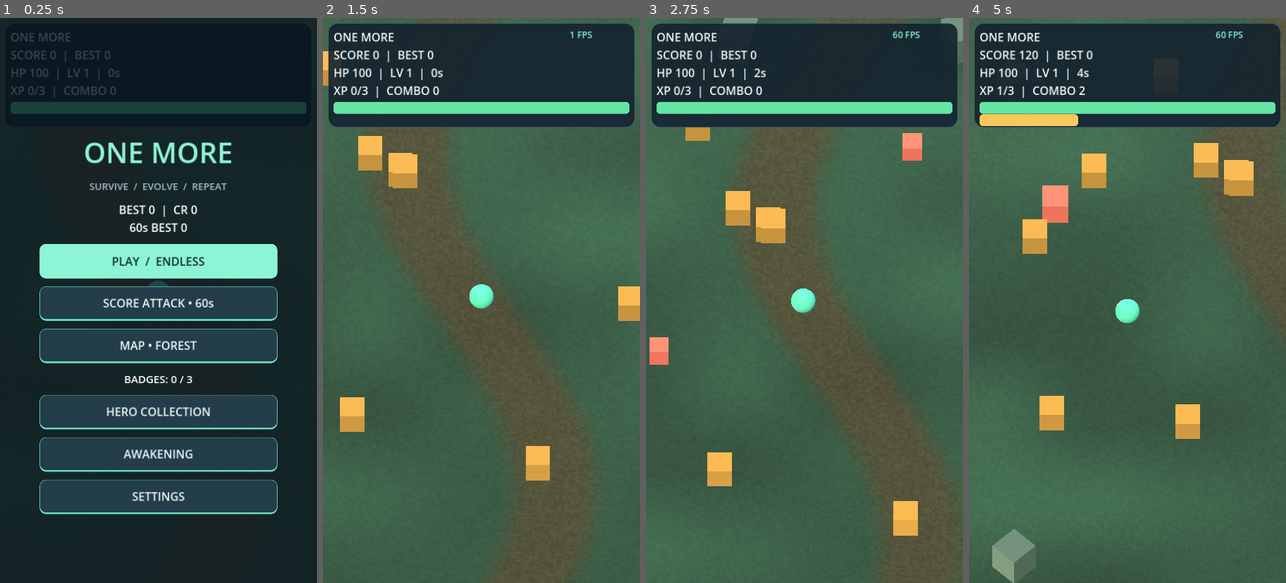
Above: before the commit, frames 1-4 (left to right).
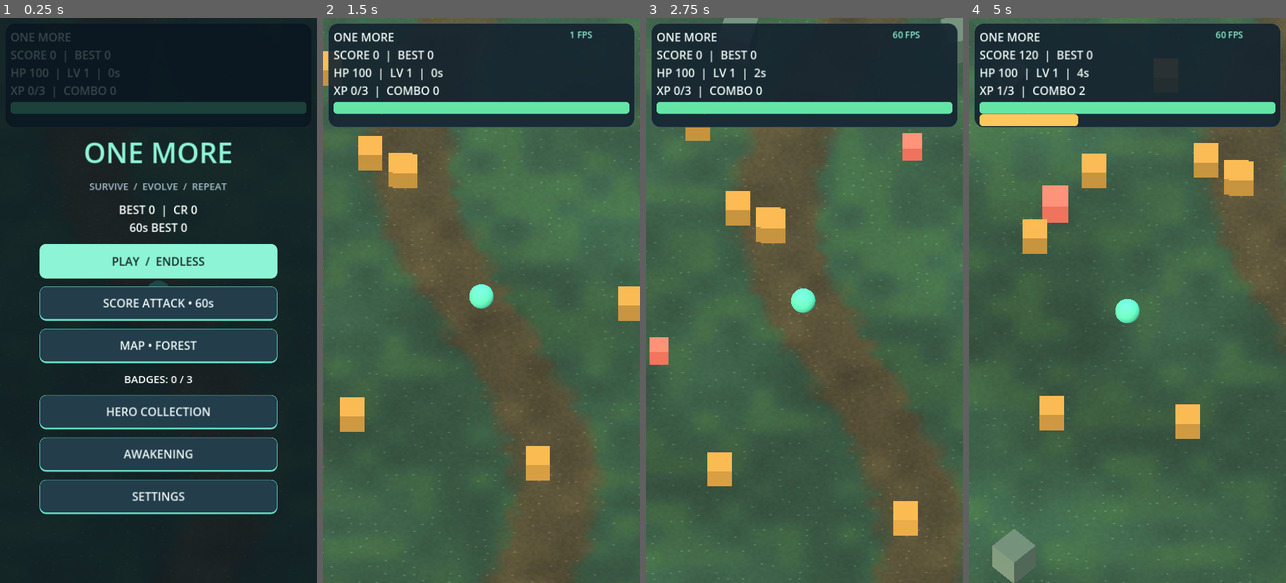
Above: after the commit, the same moments.

Repository: gemini13334-beep/---
Game: Godot game, scene res://main.tscn
Two runs of this game, one before a commit and one after it. Both use one fixed random seed, a clock stepped at 60 frames per second and the inputs below.
Inputs (mouse positions are in pixels of both pictures, inside the frame that each line leads up to):
- Up to frame 1 (0.25 s): no input
- Up to frame 2 (1.5 s): click "PLAY / ENDLESS" at 0.5 s; tap Enter at 1.25 s; move the mouse to (465, 413) at 1.27 s; hold Up (ui_up) from 1.28 s (still down); click (465, 413) at 1.42 s
- Up to frame 3 (2.75 s): release Up (ui_up) at 2 s; drag from (899, 385) to (788, 413) at 2.02 s
- Up to frame 4 (5 s): move the mouse to (1032, 215) at 2.77 s; hold Left (ui_left) 2.78-3.5 s; drag from (1143, 300) to (1032, 215) at 3.52 s; move the mouse to (1079, 159) at 4.27 s; hold Down (ui_down) from 4.28 s (still down)

The runs differ from the first frame. In frame 2, 0.4% of the frame differs, in the area x 0-100%, y 0-100%; in frame 3, 0.4%; in frame 4, 0.5%.

Commit message:
Polish 03: layered procedural terrain with organic paths and pebble detail

Diff:
--- a/one-more/shaders/terrain.gdshader
+++ b/one-more/shaders/terrain.gdshader
@@ -8,11 +8,19 @@
 float noise2(vec2 p){vec2 i=floor(p);vec2 f=fract(p);f=f*f*(3.0-2.0*f);return mix(mix(hash(i),hash(i+vec2(1,0)),f.x),mix(hash(i+vec2(0,1)),hash(i+vec2(1,1)),f.x),f.y);}
 void fragment(){
  vec2 p=world_pos.xz;
- float broad=noise2(p*0.22);
+ float broad=noise2(p*0.19);
+ float patches=noise2(p*0.85);
  float grain=noise2(p*9.0);
- float path=1.0-smoothstep(1.0,2.4,abs(p.x-sin(p.y*0.18)*3.0));
- vec3 ground=base_color.rgb*(0.78+0.38*broad+0.12*grain);
- vec3 dirt=vec3(0.30,0.24,0.15)*(0.85+0.25*grain);
- ALBEDO=mix(ground,dirt,path*forest*0.7);
- ROUGHNESS=0.94;
+ float edge=noise2(p*1.8)*0.65;
+ float path=1.0-smoothstep(0.85+edge,1.9+edge,abs(p.x-sin(p.y*0.18)*3.0));
+ vec3 ground=base_color.rgb*(0.68+0.38*broad+0.24*patches+0.09*grain);
+ ground=mix(ground,ground*vec3(1.16,1.08,0.76),smoothstep(0.45,0.8,patches)*forest*0.45);
+ vec3 dirt=vec3(0.30,0.24,0.15)*(0.72+0.35*patches+0.15*grain);
+ vec2 cell=floor(p*2.7);
+ vec2 local=fract(p*2.7)-vec2(0.5);
+ local-=vec2(hash(cell),hash(cell+vec2(4,9)))*0.36-0.18;
+ float stone=(1.0-smoothstep(0.09,0.20,length(local*vec2(1.0,1.4))))*step(0.78,hash(cell+vec2(8,3)));
+ vec3 surface=mix(ground,dirt,path*forest*0.83);
+ ALBEDO=mix(surface,surface*1.35+vec3(0.025),stone*0.65);
+ ROUGHNESS=mix(0.94,0.72,stone);
 }
